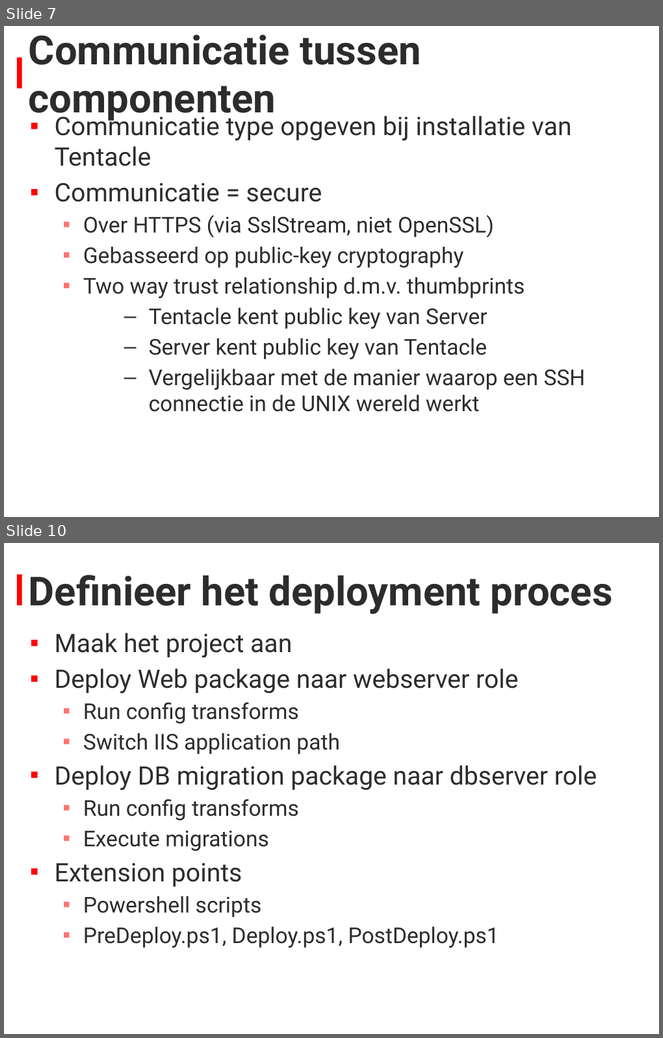
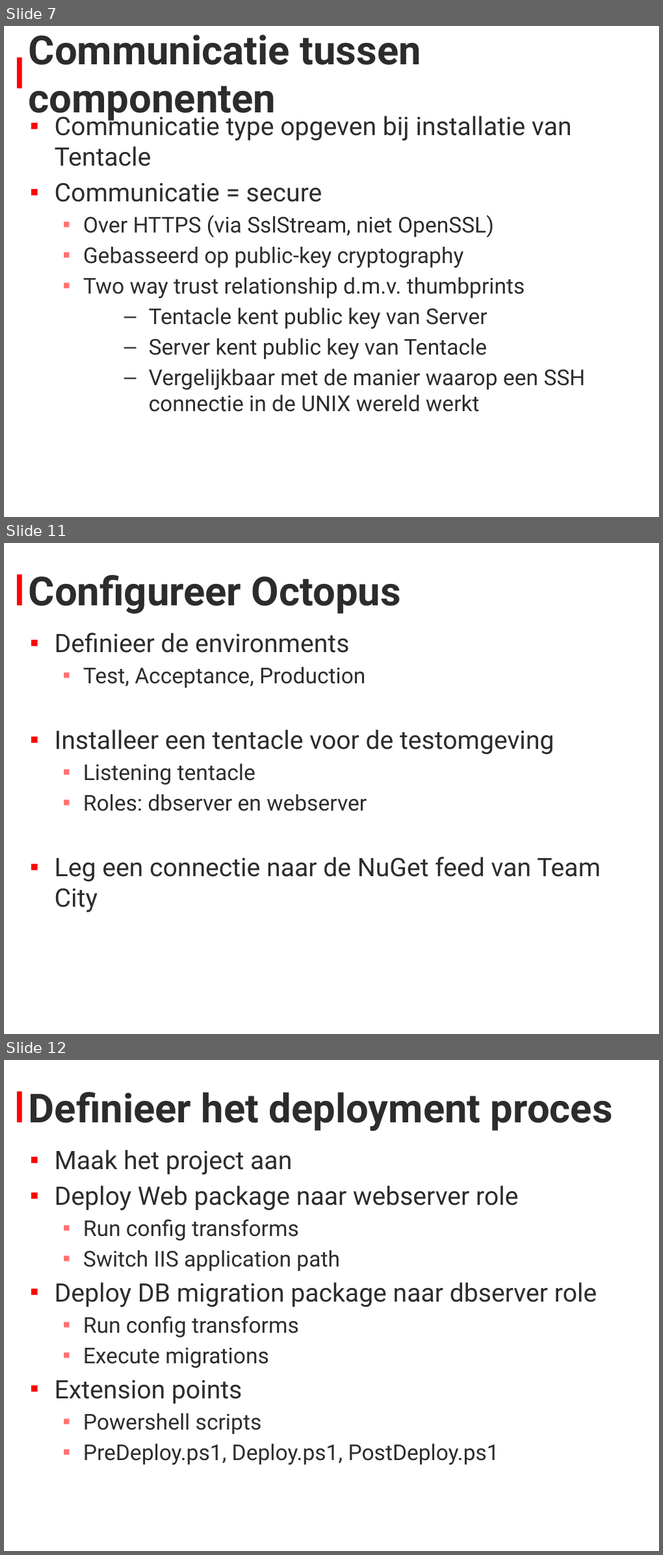
Before and after one commit to stevenlauwers22/OctopusDeploy.Bootcamp, a slide deck: Presentatie.pptx. Shown one above the other, each under a label of ours: slides 7 and 10 before the commit, slides 7, 11 and 12 after it; the slides between them are not shown. The pictures are 663x1038 and 663x1555 pixels, drawn with LibreOffice and Linux fonts; fonts in the diff are those of the drawing; background and template pictures are left out. Boxes give left, top, right and bottom in pixels: in the first picture for what was removed or moved away, otherwise in the second. Text is boxed around its words. In the diff, an @@ line names an element or a change of style, - is before the commit and + after.

```diff
--- a/Presentatie.pptx
+++ b/Presentatie.pptx
@@ slide 11 added at (4,543,659,1034), background #FFFFFF; not listed: 1 template element that a slide beside it also shows @@
@@ title added at (29,575,401,614), 44 pt, text #2C2C2C, bold @@
+Configureer Octopus
@@ text added at (55,633,601,913), 28 pt, text #2C2C2C @@
+▪ Definieer de environments
+  ▪ Test, Acceptance, Production
+▪ Installeer een tentacle voor de testomgeving
+  ▪ Listening tentacle
+  ▪ Roles: dbserver en webserver
+▪ Leg een connectie naar de NuGet feed van Team City
@@ what was slide 10 is now slide 12 @@
```
Also in this commit, not shown: 4 slides changed, 2 other slides added, 1 other file.
